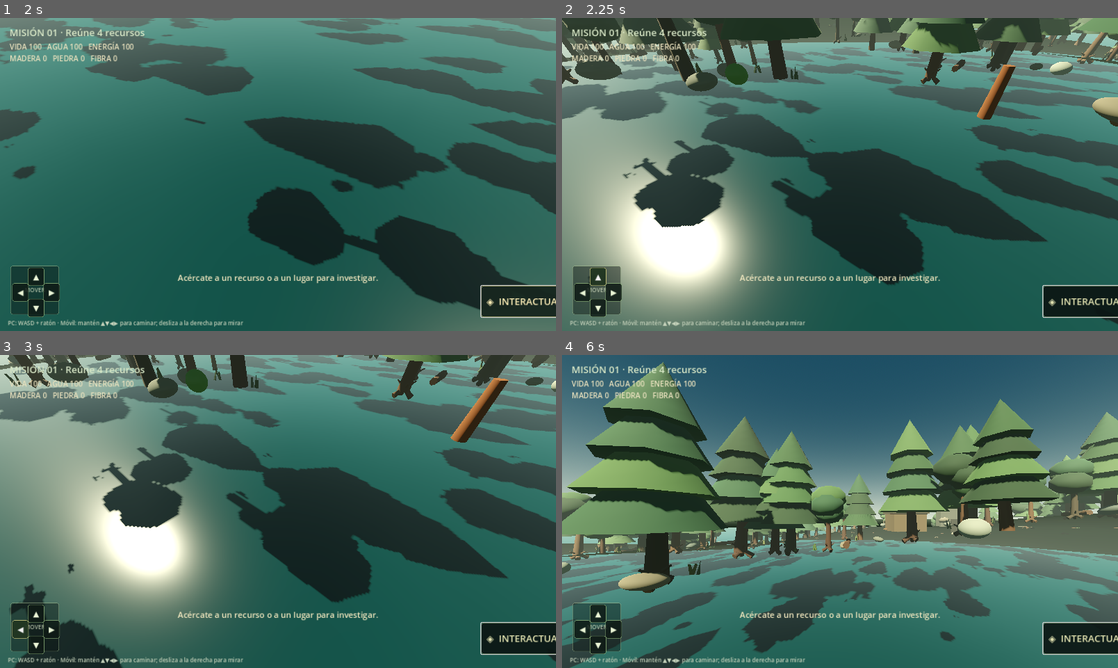
Above: before the commit, frames 1-4 (two rows, left to right).
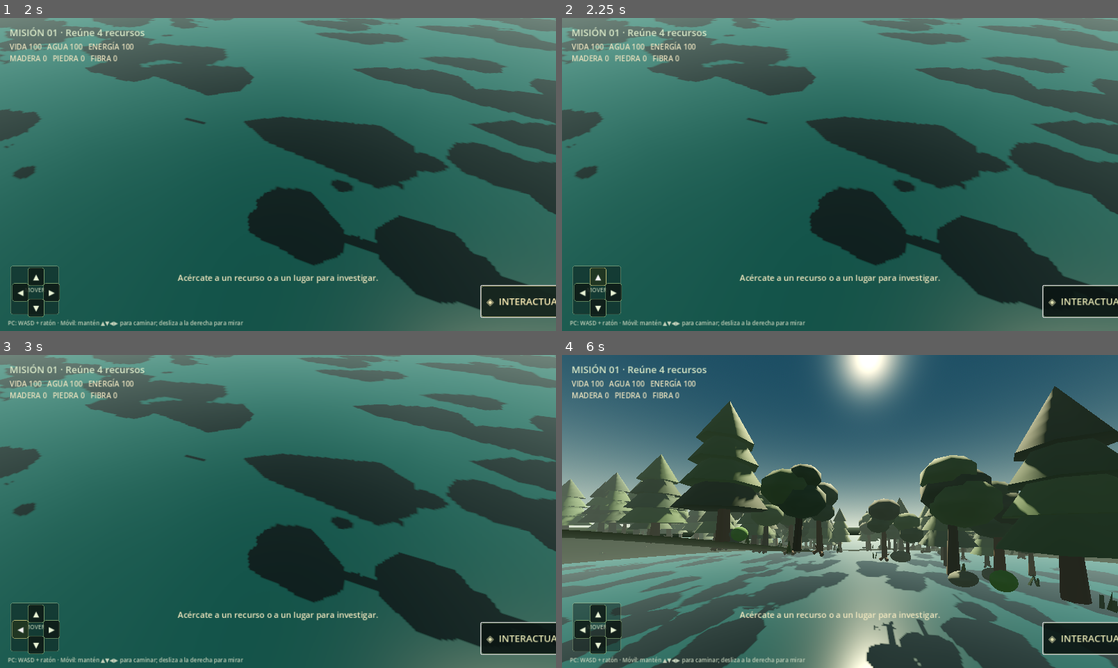
Above: after the commit, the same moments.

Repository: nicolamona/wildline
Game: Godot game, scene res://scenes/main.tscn
Two runs of this game, one before a commit and one after it. Both use one fixed random seed, a clock stepped at 60 frames per second and the inputs below.
Inputs (mouse positions are in pixels of both pictures, inside the frame that each line leads up to):
- Up to frame 1 (2 s): tap Enter at 0.5 s; move the mouse to (305, 174) at 0.52 s; hold W 0.53-1.25 s; hold Shift 0.53-1.25 s; click (305, 174) at 0.67 s; click "◈ INTERACTUAR" at 1.25 s
- Up to frame 2 (2.25 s): click "▲" at 2 s
- Up to frame 3 (3 s): click "◀" at 2.75 s
- Up to frame 4 (6 s): click "▶" at 3.5 s; click "▼" at 4.25 s; tap Space at 5 s; move the mouse to (812, 511) at 5.02 s; hold W from 5.03 s (still down); tap Shift at 5.1 s; click (812, 511) at 5.17 s; tap Enter at 5.75 s; move the mouse to (851, 505) at 5.77 s; hold Shift from 5.78 s (still down); click (851, 505) at 5.92 s

Frame 1 is identical in both runs. In frame 2, 72% of the frame differs, in the area x 0-100%, y 0-100%; in frame 3, 61%; in frame 4, 61%.

Commit message:
Prevent mouse fallback from cancelling mobile D-pad movement

Diff:
--- a/godot/scripts/player.gd
+++ b/godot/scripts/player.gd
@@ -24,6 +24,10 @@
 	var mobile_input := OS.has_feature("mobile") or OS.has_feature("web_android") or OS.has_feature("web_ios")
 	var viewport_size: Vector2 = get_viewport().get_visible_rect().size
 	if event is InputEventMouseButton:
+		# The on-screen movement buttons own this area. Do not let the
+		# player's mouse-drag fallback overwrite their hold-to-move input.
+		if event.position.x <= 160.0 and event.position.y >= viewport_size.y - 180.0:
+			return
 		if event.button_index == MOUSE_BUTTON_LEFT:
 			if event.pressed:
 				# Some mobile browsers translate touch into mouse events instead
@@ -38,6 +42,9 @@
 				left_touch_index = -1
 				move_input = Vector2.ZERO
 	elif event is InputEventMouseMotion:
+		# Keep mouse motion over the visible D-pad away from the floating joystick fallback.
+		if event.position.x <= 160.0 and event.position.y >= viewport_size.y - 180.0:
+			return
 		if left_touch_index == -2 and ((event.button_mask & MOUSE_BUTTON_MASK_LEFT) != 0 or Input.is_mouse_button_pressed(MOUSE_BUTTON_LEFT)):
 			_update_move_from_drag(event.position - left_touch_origin)
 		elif not mobile_input and Input.mouse_mode == Input.MOUSE_MODE_CAPTURED:
